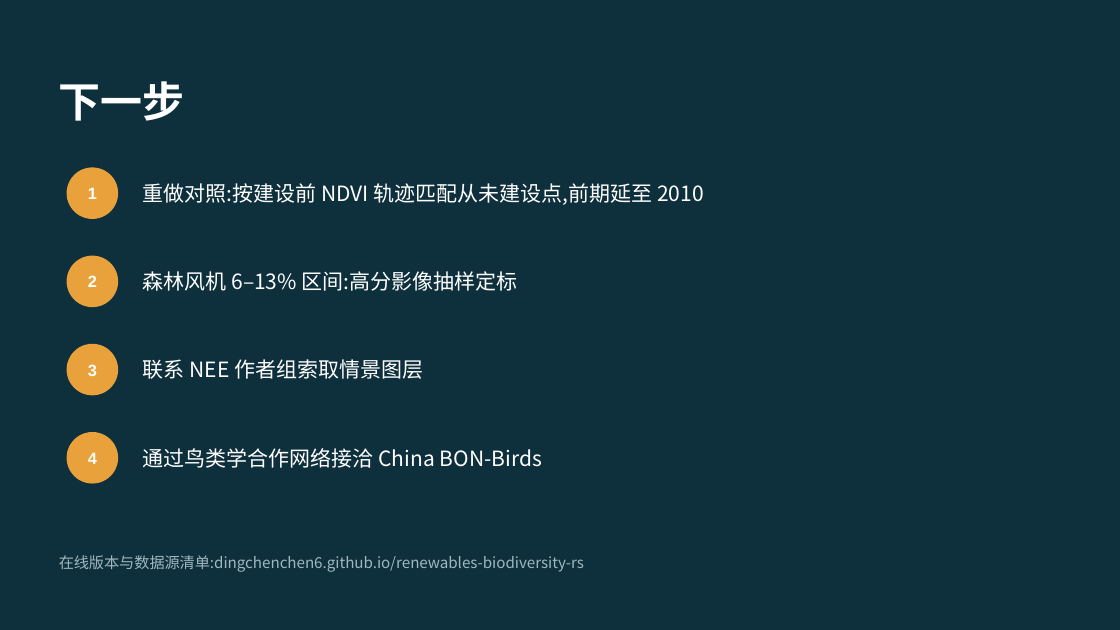
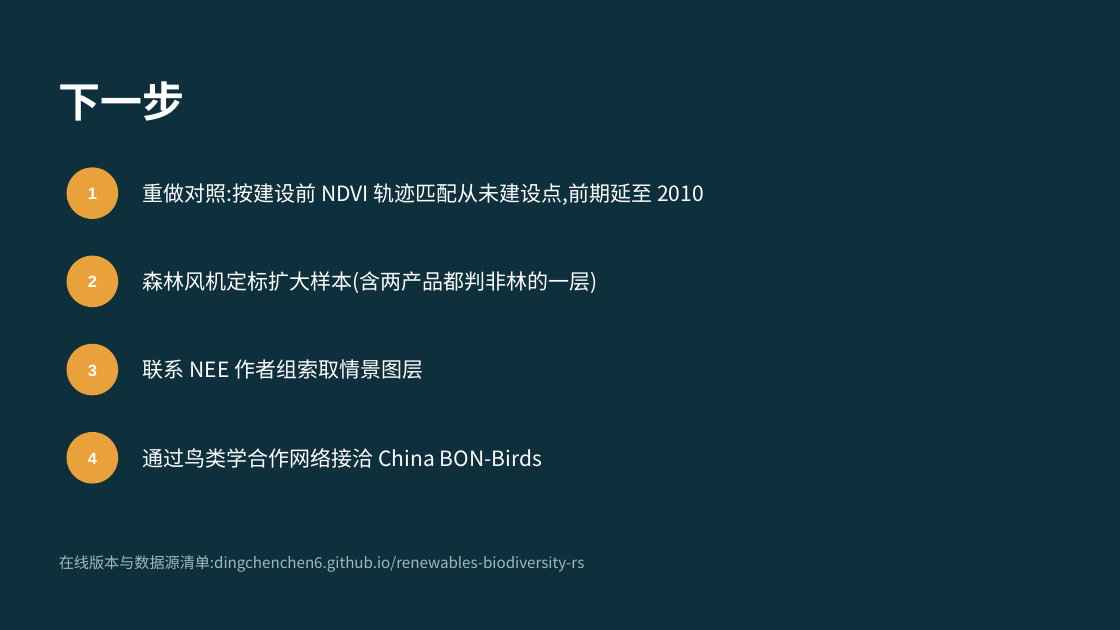
Before and after one commit to dingchenchen6/renewables-biodiversity-rs, a slide deck: slide 21 of RS_Renewables_Biodiversity_Workflow.pptx. Drawn at 1120x630 pixels with LibreOffice and Linux fonts; fonts in the diff are those of the drawing. Boxes give left, top, right and bottom in pixels: in the first picture for what was removed or moved away, otherwise in the second. Text is boxed around its words. In the diff, an @@ line names an element or a change of style, - is before the commit and + after.

```diff
--- a/RS_Renewables_Biodiversity_Workflow.pptx
+++ b/RS_Renewables_Biodiversity_Workflow.pptx
@@ text at box(143, 271, 598, 293): text changed @@
-森林风机 6–13% 区间:高分影像抽样定标
+森林风机定标扩大样本(含两产品都判非林的一层)
```
Also in this commit, not shown: 1 other slide changed, 15 other files.
